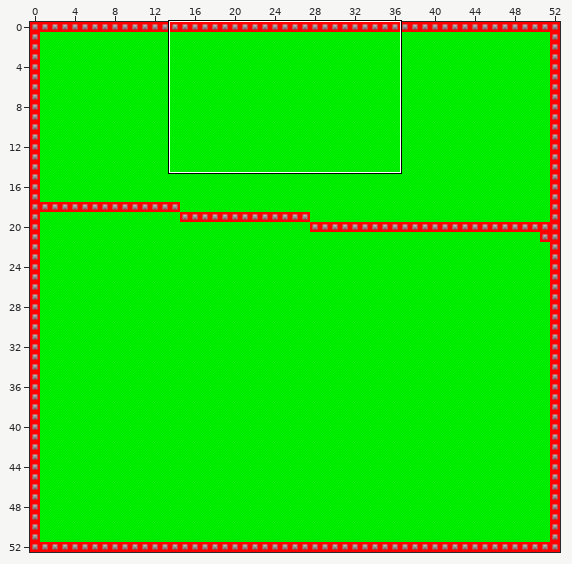
Two versions of a level (Tiled map, pewpewbounce/res/test.tmx). The first picture is a wide view before the edit; the outline marks the close-up.
Close-up. First the earlier version:
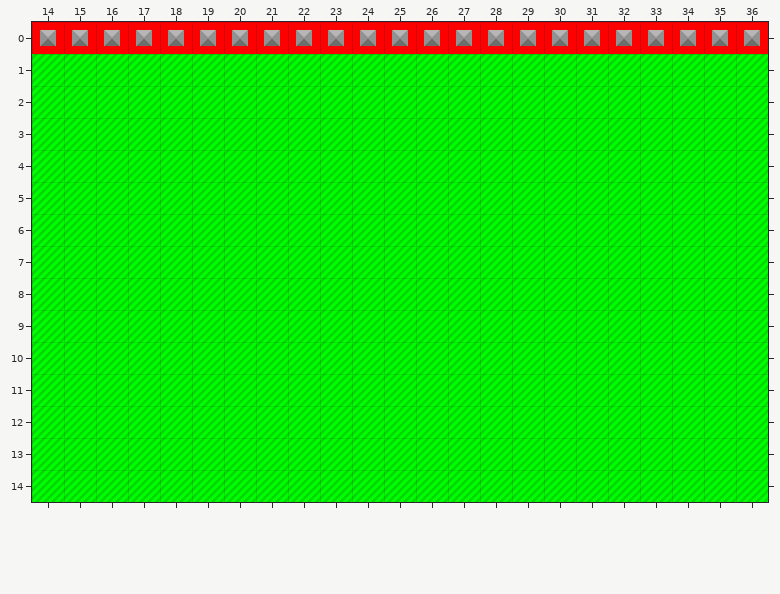
Cells are 32x32 px. Shown: x 14..36, y 0..14.
The result:
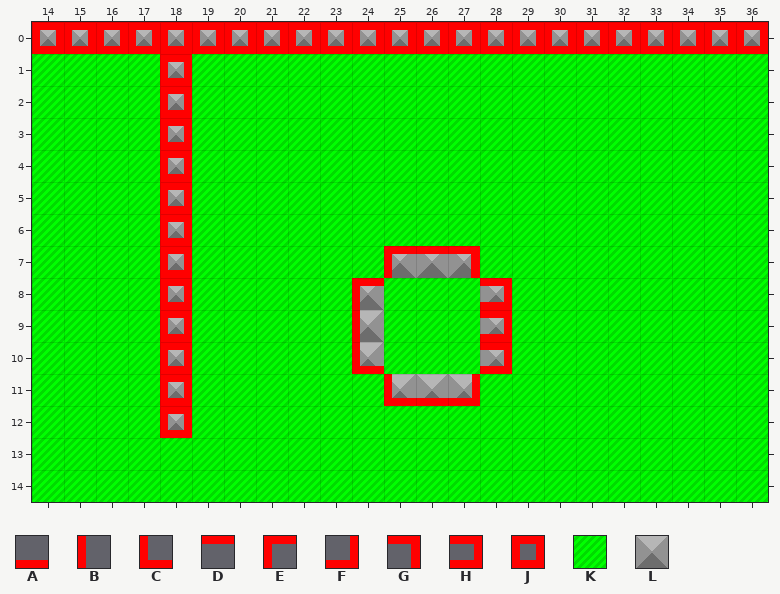
Key: from "collision": A 1, B 2, C 3, D 4, E 6, F 9, G 12, H 13, J 15; from "tileset": K 1, L 2.
_ is an empty cell.
Tiles replaced or removed in this view: K.
From the commit log: camera fixes, something's iffy with collision detection
Edits made:
Changed rows in their new state; . is an unchanged cell.
Layer "Tile Layer 1":
first column x 18:
 1 L..........
 2 L..........
 3 L..........
 4 L..........
 5 L..........
 6 L..........
 7 L......LLL.
 8 L.....L...L
 9 L.....L...L
10 L.....L...L
11 L......LLL.
12 L..........
Layer "collision":
first column x 18:
 1 J..........
 2 J..........
 3 J..........
 4 J..........
 5 J..........
 6 J..........
 7 J......EDG.
 8 J.....E...H
 9 J.....B...H
10 J.....C...H
11 J......CAF.
12 J..........
